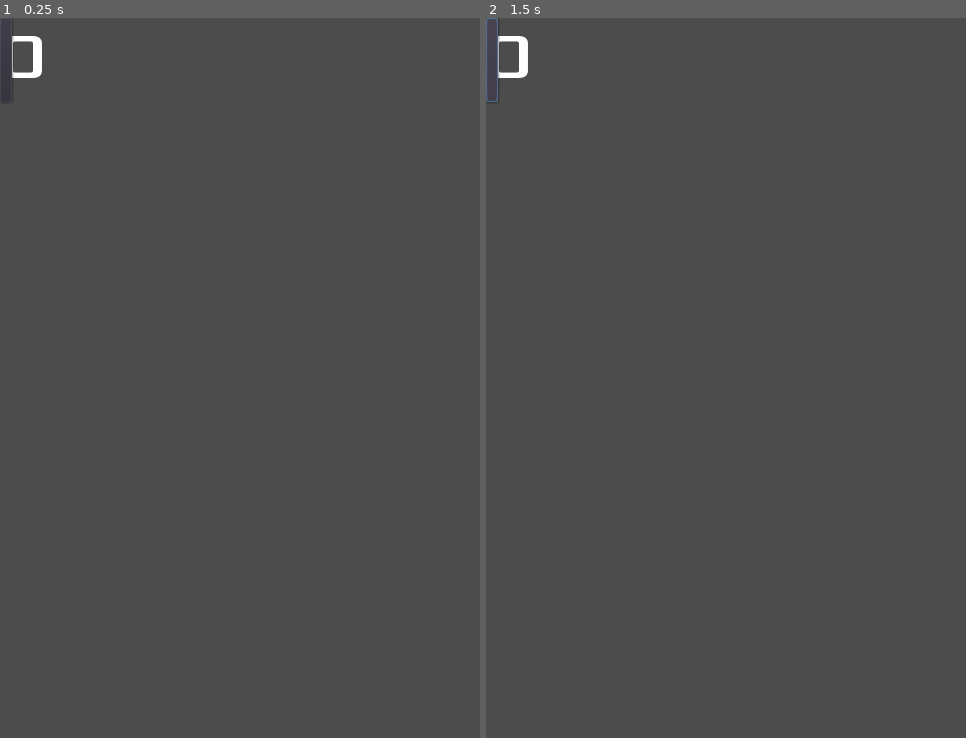
Above: before the commit, frames 1-2 (left to right).
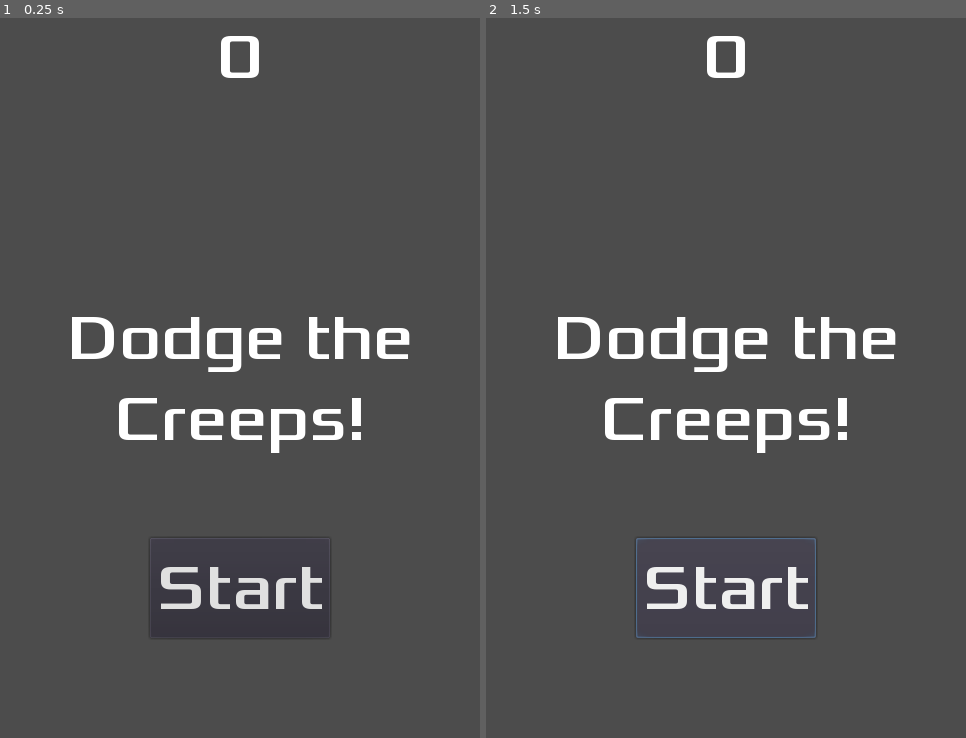
Above: after the commit, the same moments.

Repository: clanam/godot-00-tutorial
Game: Godot game, scene res://HUD.tscn
Same seed, same stepped clock (60 frames per second), same inputs: the game is played once before the commit and once after it. This scene is started directly instead of the project's main scene.
Inputs (mouse positions are in pixels of both pictures, inside the frame that each line leads up to; where the layout moved, square brackets give the same spot in the first picture):
- Up to frame 1 (0.25 s): no input
- Up to frame 2 (1.5 s): click (726, 586) [490, 61] at 0.5 s; click (726, 586) [490, 61] at 1.25 s

The runs differ from the first frame. In frame 1, 4.2% of the frame differs, in the area x 0-86%, y 2-86%; in frame 2, 4.4%, in the area x 0-86%, y 0-87%.

Commit message:
[🎨] give layout position to hud elements

Diff:
--- a/HUD.tscn
+++ b/HUD.tscn
@@ -9,28 +9,44 @@
 [node name="HUD" type="CanvasLayer"]
 
 [node name="ScoreLabel" type="Label" parent="."]
-margin_right = 40.0
-margin_bottom = 14.0
+anchor_right = 1.0
+margin_bottom = 78.0
 custom_fonts/font = SubResource( 1 )
 text = "0"
+align = 1
 __meta__ = {
 "_edit_use_anchors_": false
 }
 
 [node name="Message" type="Label" parent="."]
-margin_right = 40.0
-margin_bottom = 14.0
+anchor_top = 0.5
+anchor_right = 1.0
+anchor_bottom = 0.5
+margin_top = -79.5
+margin_bottom = 79.5
 custom_fonts/font = SubResource( 1 )
+text = "Dodge the Creeps!"
+align = 1
+autowrap = true
 __meta__ = {
 "_edit_use_anchors_": false
 }
 
 [node name="StartButton" type="Button" parent="."]
-margin_right = 12.0
-margin_bottom = 20.0
+anchor_left = 0.5
+anchor_top = 1.0
+anchor_right = 0.5
+anchor_bottom = 1.0
+margin_left = -90.0
+margin_top = -200.0
+margin_right = 90.0
+margin_bottom = -100.0
 custom_fonts/font = SubResource( 1 )
+text = "Start"
 __meta__ = {
 "_edit_use_anchors_": false
 }
 
 [node name="MessageTimer" type="Timer" parent="."]
+wait_time = 2.0
+one_shot = true
